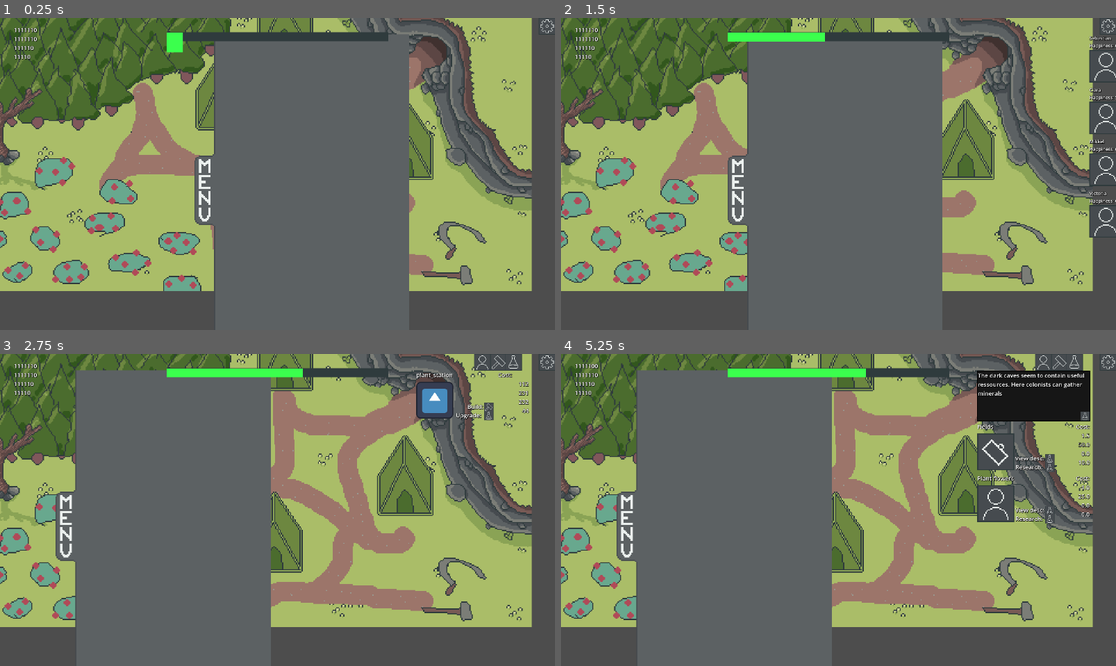
Above: before the commit, frames 1-4 (two rows, left to right).
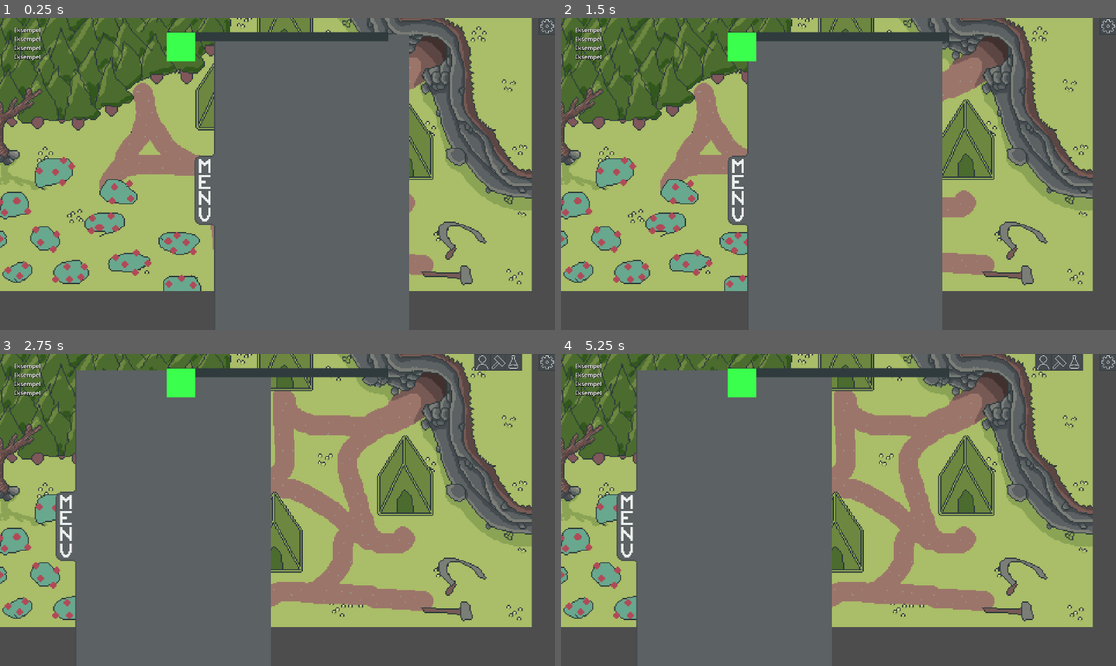
Above: after the commit, the same moments.

Repository: Lueegee1/EksamenDDU
Game: Godot game, scene res://Scenes/Root.tscn
Two runs of this game, one before a commit and one after it. Both use one fixed random seed, a clock stepped at 60 frames per second and the inputs below. The engine's default icon, where the game draws it, is replaced by a stand-in: a white triangle on a blue panel in a dark square.
Inputs (mouse positions are in pixels of both pictures, inside the frame that each line leads up to):
- Up to frame 1 (0.25 s): no input
- Up to frame 2 (1.5 s): click (1110, 27) at 0.5 s; click (871, 189) at 1.25 s
- Up to frame 3 (2.75 s): click (538, 363) at 2 s
- Up to frame 4 (5.25 s): click (1060, 363) at 2.75 s; click (1077, 363) at 3.5 s; click (1049, 416) at 4.27 s; click (1049, 407) at 5.02 s

The runs differ from the first frame. In frame 1, 0.5% of the frame differs, in the area x 2-36%, y 3-15%; in frame 2, 1.8%; in frame 3, 2.2%; in frame 4, 6.3%, in the area x 2-96%, y 3-55%.
Error after the commit: Invalid assignment of property or key 'GameManager' with value of type 'Node2D (GameManager.gd)' on a base object of type 'Nil'. (res://Scripts/GameManager.gd:…

Commit message:
Building markers as child of ground

Diff:
--- a/ddu-eksamen/project.godot
+++ b/ddu-eksamen/project.godot
@@ -17,7 +17,7 @@
 
 [autoload]
 
-Global="*uid://bjw1gkbm8tlki"
+Global="*uid://b4xuwnefu4th4"
 
 [display]
 
